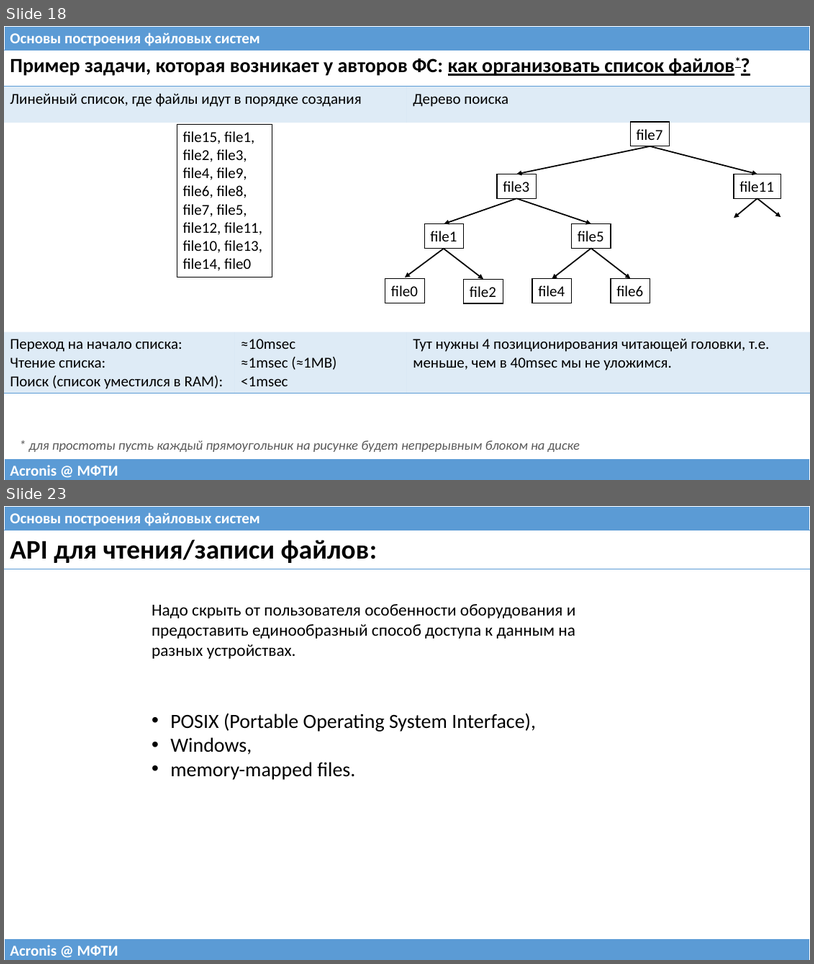
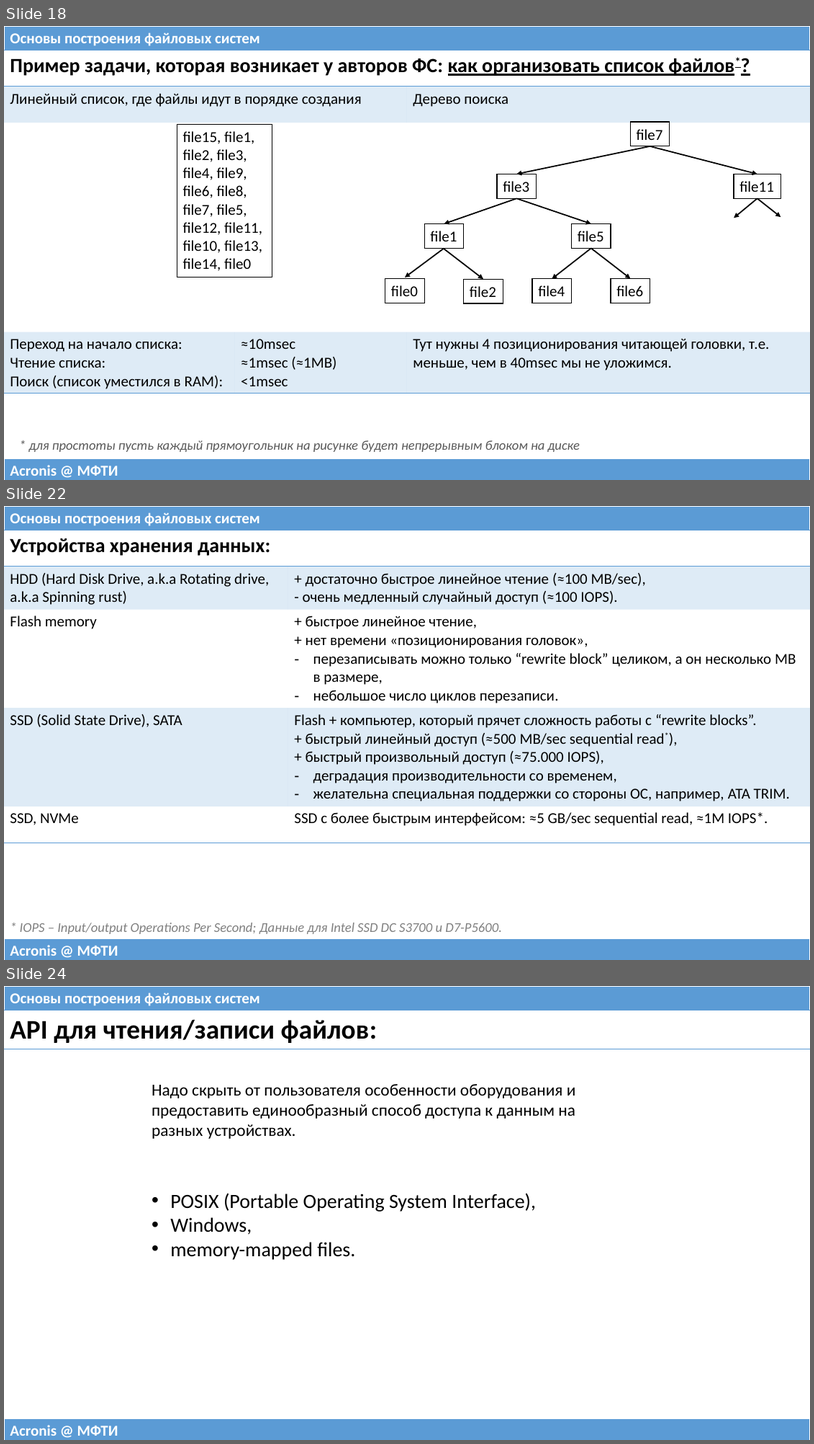
Before and after one commit to 75cc8545e7b021ed280ed0ef99fc7fc4/filesystems-101, a slide deck: talks/src/class00.pptx. Shown one above the other, each under a label of ours: slides 18 and 23 before the commit, slides 18, 22 and 24 after it; the slides between them are not shown. The pictures are 814x964 and 814x1444 pixels, drawn with LibreOffice and Linux fonts; fonts in the diff are those of the drawing. Boxes give left, top, right and bottom in pixels: in the first picture for what was removed or moved away, otherwise in the second. Text is boxed around its words. In the diff, an @@ line names an element or a change of style, - is before the commit and + after.

Commit message:
Updated class00.
Added a footnote about the performance of more recent HDDs, and
provided ballpark performance figures for NVMe SSDs.

```diff
--- a/talks/src/class00.pptx
+++ b/talks/src/class00.pptx
@@ slide 22 added at (x1=4, y1=506, x2=810, y2=960), background #FFFFFF @@
@@ table added at (x1=4, y1=506, x2=810, y2=530), 1 rows, 1 columns @@
+Основы построения файловых систем
@@ table added at (x1=4, y1=530, x2=810, y2=839), 5 rows, 2 columns @@
+Устройства хранения данных: | 
+HDD (Hard Disk Drive, a.k.a Rotating drive, a.k.a Spinning rust) | + достаточно быстрое линейное чтение (≈100 MB/sec), / - очень медленный случайный доступ (≈100 IOPS).
+Flash memory | + быстрое линейное чтение, / + нет времени «позиционирования головок», / перезаписывать можно только “rewrite block” целиком, а он несколько MB в размере, / небольшое число циклов перезаписи.
+SSD (Solid State Drive), SATA | Flash + компьютер, который прячет сложность работы с “rewrite blocks”. / + быстрый линейный доступ (≈500 MB/sec sequential read*), / + быстрый произвольный доступ (≈75.000 IOPS), / деградация производительности со временем, / желательна специальная поддержки со стороны ОС, например, ATA TRIM.
+SSD, NVMe | SSD с более быстрым интерфейсом: ≈5 GB/sec sequential read, ≈1M IOPS*.
@@ text added at (x1=20, y1=922, x2=502, y2=934), 16 pt, text #808080, italic @@
+* IOPS – Input/output Operations Per Second; Данные для Intel SSD DC S3700 и D7-P5600.
@@ table added at (x1=4, y1=938, x2=810, y2=960), 1 rows, 1 columns @@
+Acronis @ МФТИ
@@ what was slide 23 is now slide 24 @@
```
Also in this commit, not shown: 7 slides changed, 1 other file.
